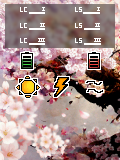
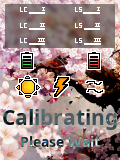
Before/after of a w=120, h=160 layered artwork. What changed in the layer stack:
added layer "Calibrating ..." (difference) above "test.png" over [3, 109, 117, 147]
